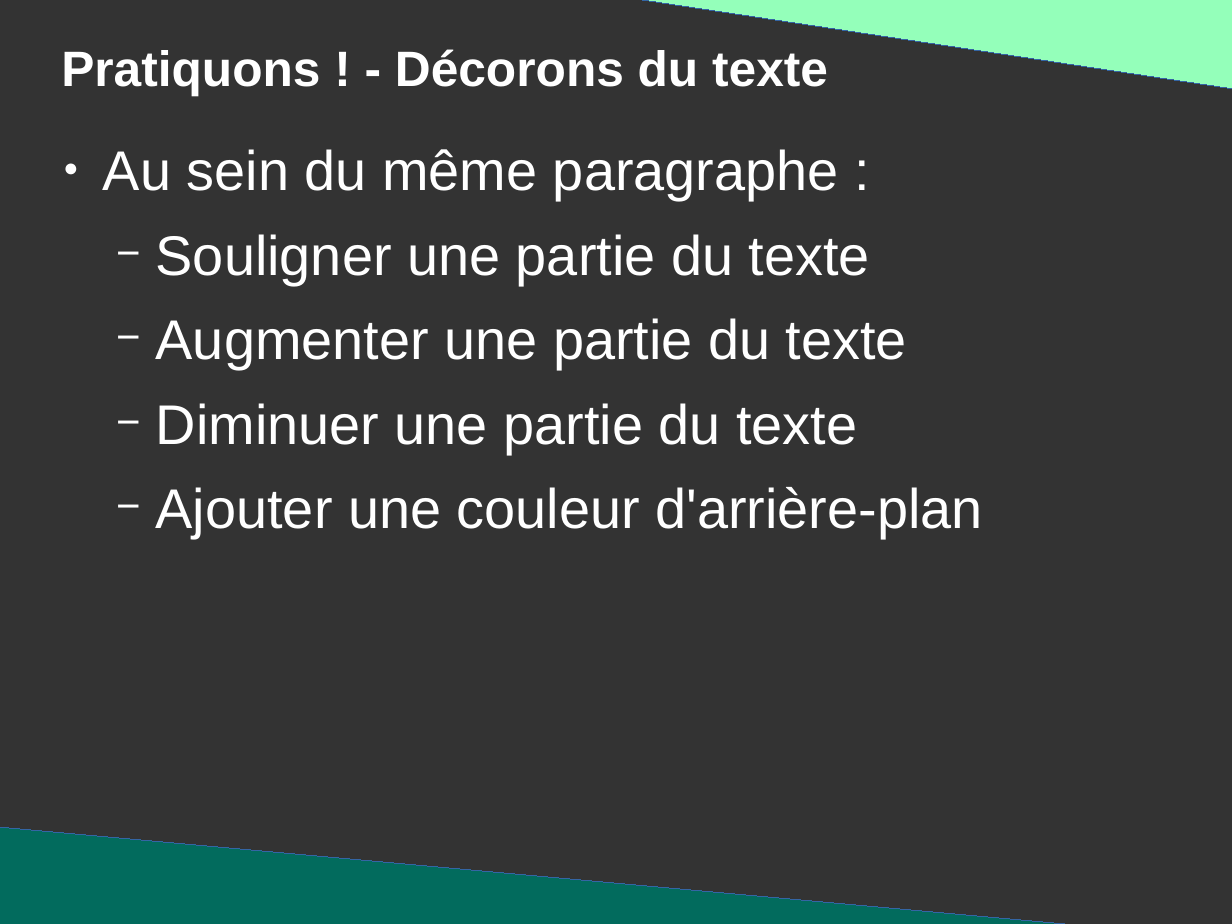
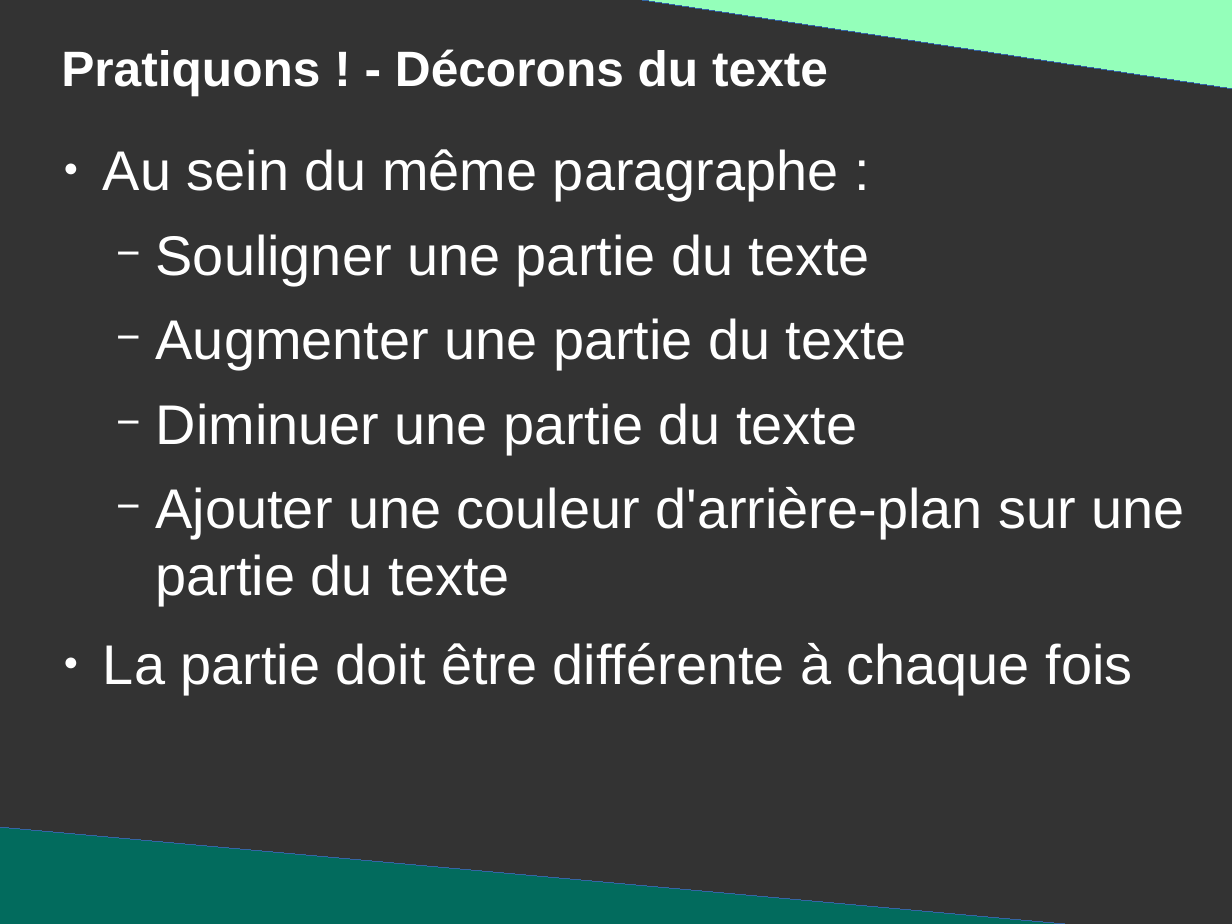
Before and after one commit to DanYellow/presentations, a slide deck: slide 18 of mmi/html/travaux-pratiques/numero-3/presentation.odp (slide 17 before the commit). Drawn at 1232x924 pixels with LibreOffice and Linux fonts; fonts in the diff are those of the drawing. Boxes give left, top, right and bottom in pixels: in the first picture for what was removed or moved away, otherwise in the second. Text is boxed around its words. In the diff, an @@ line names an element or a change of style, - is before the commit and + after.

```diff
--- a/mmi/html/travaux-pratiques/numero-3/presentation.odp
+++ b/mmi/html/travaux-pratiques/numero-3/presentation.odp
@@ text at [103,487,1184,694]: text changed @@
-  − Ajouter une couleur d'arrière-plan
+  − Ajouter une couleur d'arrière-plan sur une partie du texte
+● La partie doit être différente à chaque fois
```
Also in this commit, not shown: 8 other slides changed, 16 slides added, 6 other files.
